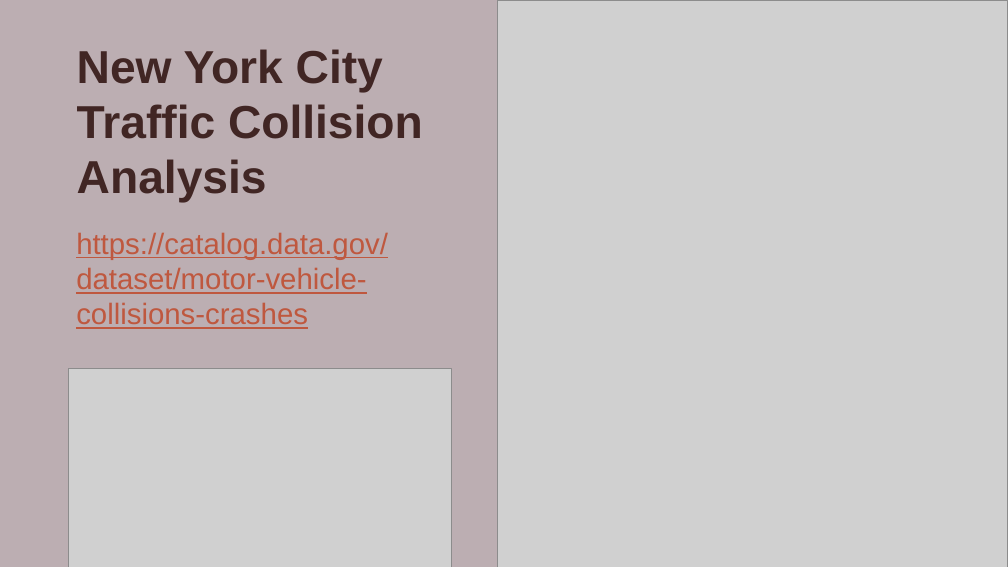
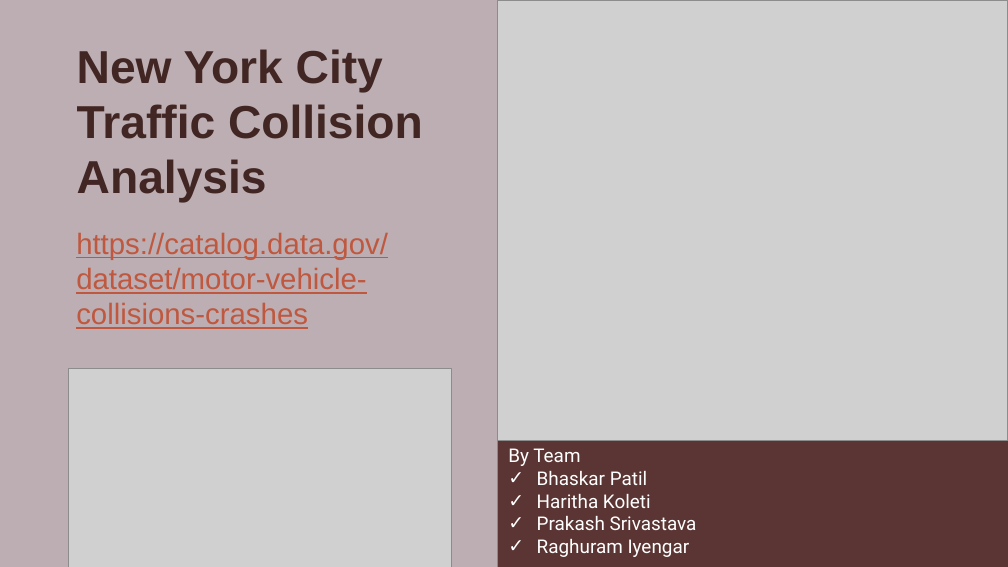
Before and after one commit to Pythorium-Quartet/Motor-Vehicle-Collison-Analysis, a slide deck: slide 1 of New York City Traffic Analysis.pptx. Drawn at 1008x567 pixels with LibreOffice and Linux fonts; fonts in the diff are those of the drawing; grey boxes stand for pictures; background and template pictures are left out. Boxes give left, top, right and bottom in pixels: in the first picture for what was removed or moved away, otherwise in the second. Text is boxed around its words. In the diff, an @@ line names an element or a change of style, - is before the commit and + after.

Commit message:
added team names

```diff
--- a/New York City Traffic Analysis.pptx
+++ b/New York City Traffic Analysis.pptx
@@ picture: place and size @@
-picture at [498,0,1008,567]
+picture at [498,0,1008,440]
@@ rectangle added at [498,0,1008,567], fill #5B3533 @@
@@ text added at [508,448,697,557], 18 pt, text #FFFFFF @@
+By Team
+✓ Bhaskar Patil
+✓ Haritha Koleti
+✓ Prakash Srivastava
+✓ Raghuram Iyengar
```
